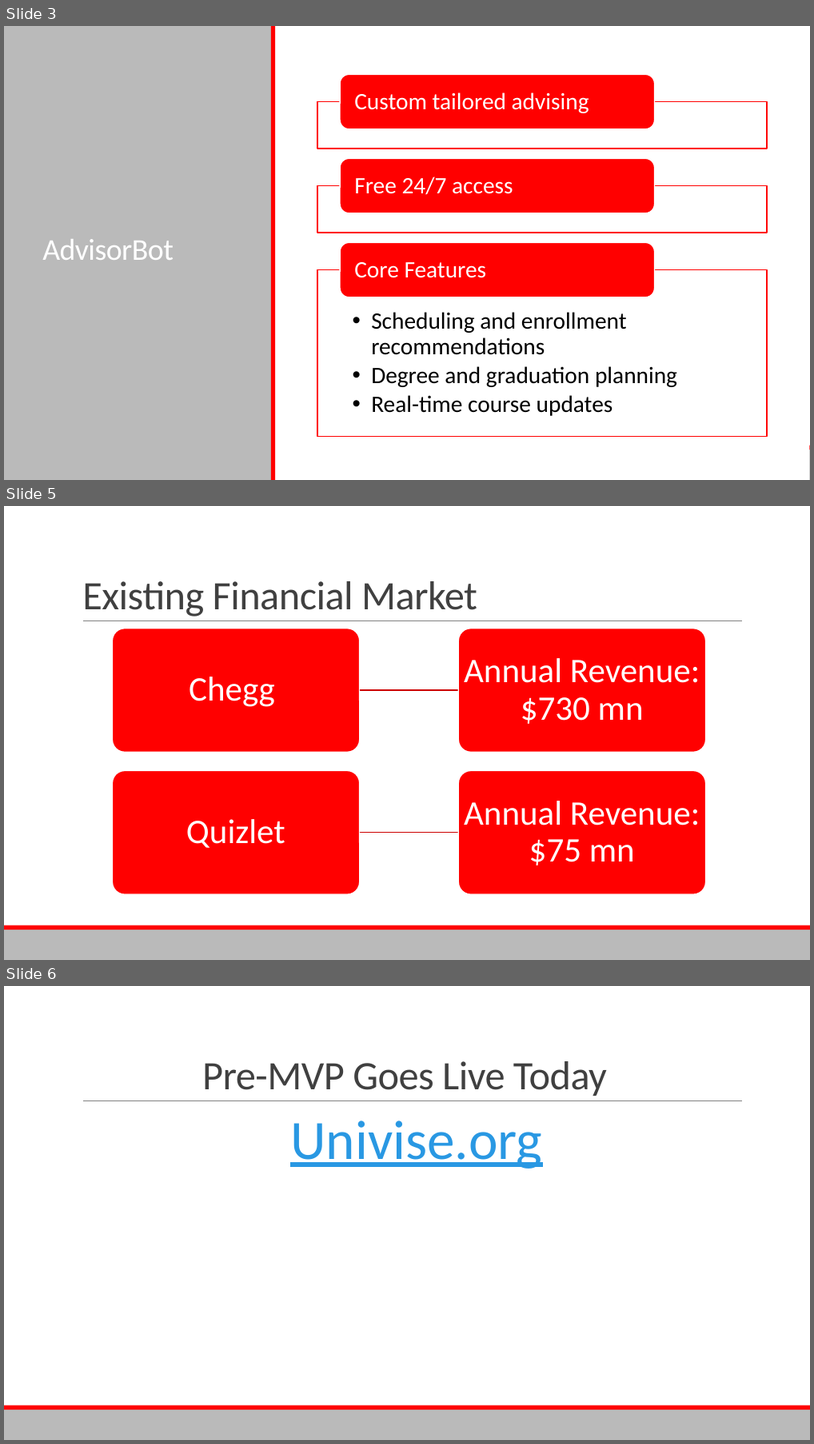
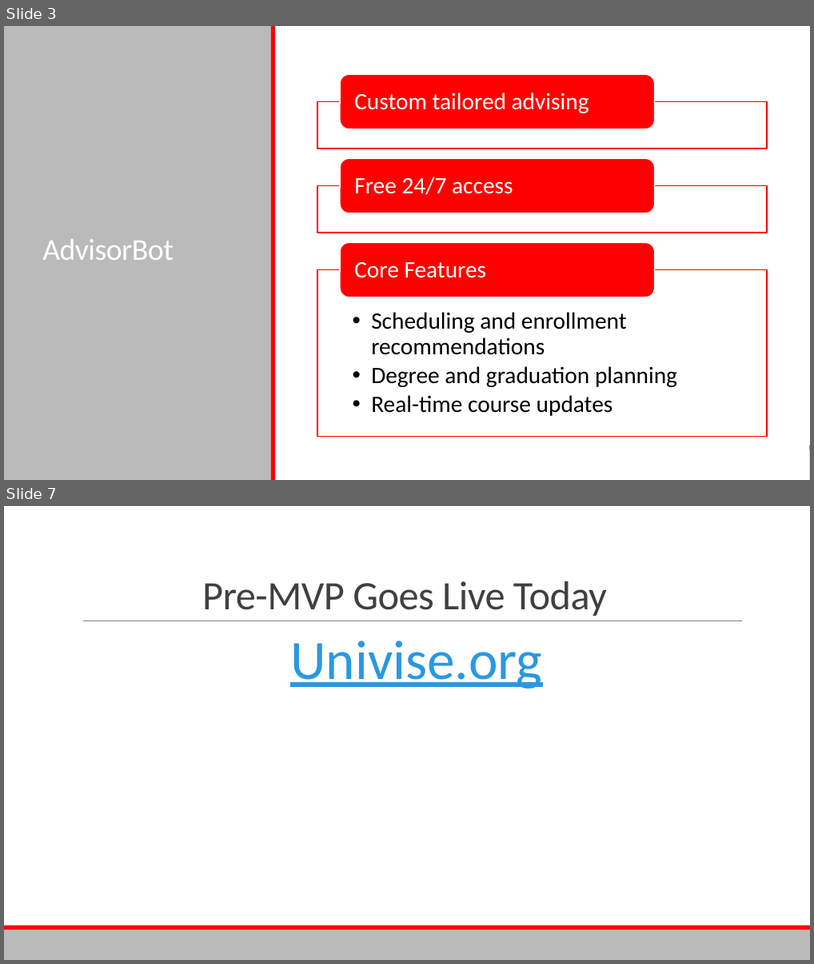
Before and after one commit to Aaryush1/Univise, a slide deck: Pitch_Deck.pptx. Shown one above the other, each under a label of ours: slides 3, 5 and 6 before the commit, slides 3 and 7 after it; the slides between them are not shown. The pictures are 814x1444 and 814x964 pixels, drawn with LibreOffice and Linux fonts; fonts in the diff are those of the drawing. Boxes give left, top, right and bottom in pixels: in the first picture for what was removed or moved away, otherwise in the second. Text is boxed around its words. In the diff, an @@ line names an element or a change of style, - is before the commit and + after.

```diff
--- a/Pitch_Deck.pptx
+++ b/Pitch_Deck.pptx
@@ slide 5 removed at bbox=[4, 506, 810, 960], background #FFFFFF; not listed: 3 template elements that a slide beside it also shows @@
@@ title removed at bbox=[82, 581, 478, 616] @@
-Existing Financial Market
@@ group removed at bbox=[112, 628, 706, 894]: 4 rounded rectangles, 4 texts, 2 freeform shapes @@
-Chegg
-Annual Revenue: $730 mn
-Quizlet
-Annual Revenue: $75 mn
@@ what was slide 6 is now slide 7 @@
```
Also in this commit, not shown: 3 slides changed.
